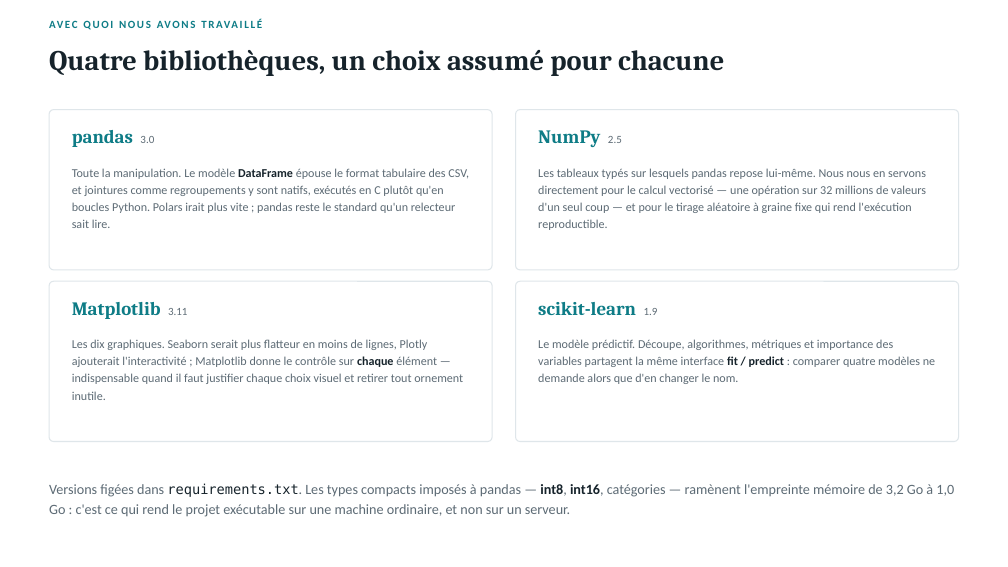
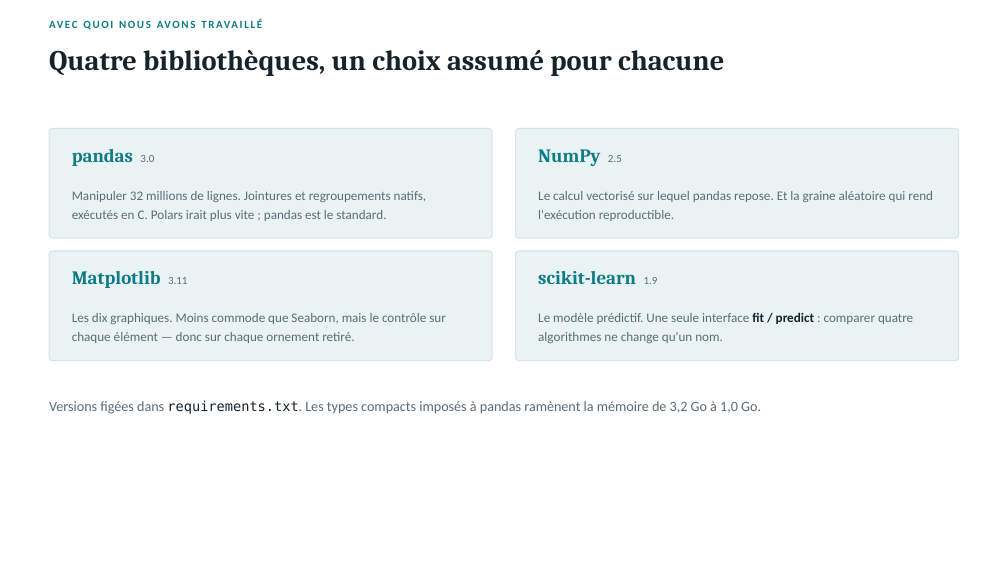
Before and after one commit to Nyomix-V/joja-data-analysis, a slide deck: slide 3 of 02_projet/soutenance.pptx. Drawn at 1008x567 pixels with LibreOffice and Linux fonts; fonts in the diff are those of the drawing. Boxes give left, top, right and bottom in pixels: in the first picture for what was removed or moved away, otherwise in the second. Text is boxed around its words. In the diff, an @@ line names an element or a change of style, - is before the commit and + after.

```diff
--- a/02_projet/soutenance.pptx
+++ b/02_projet/soutenance.pptx
@@ rounded rectangle resized from (x1=49, y1=110, x2=492, y2=270) to (x1=49, y1=129, x2=492, y2=238) @@
@@ text "pandas 3.0" moved from (x1=72, y1=130, x2=154, y2=147) to (x1=72, y1=149, x2=154, y2=166) @@
@@ rounded rectangle resized from (x1=516, y1=110, x2=959, y2=270) to (x1=516, y1=129, x2=959, y2=238) @@
@@ text "NumPy 2.5" moved from (x1=538, y1=130, x2=622, y2=147) to (x1=538, y1=149, x2=622, y2=166) @@
@@ text at (x1=72, y1=191, x2=427, y2=221): text changed; size 11.5 to 12.5 pt @@
-Toute la manipulation. Le modèle DataFrame épouse le format tabulaire des CSV, et jointures comme regroupements y sont natifs, exécutés en C plutôt qu'en boucles Python. Polars irait plus vite ; pandas reste le standard qu'un relecteur sait lire.
+Manipuler 32 millions de lignes. Jointures et regroupements natifs, exécutés en C. Polars irait plus vite ; pandas est le standard.
@@ text at (x1=538, y1=191, x2=933, y2=221): text changed; size 11.5 to 12.5 pt @@
-Les tableaux typés sur lesquels pandas repose lui-même. Nous nous en servons directement pour le calcul vectorisé — une opération sur 32 millions de valeurs d'un seul coup — et pour le tirage aléatoire à graine fixe qui rend l'exécution reproductible.
+Le calcul vectorisé sur lequel pandas repose. Et la graine aléatoire qui rend l'exécution reproductible.
@@ rounded rectangle resized from (x1=49, y1=281, x2=492, y2=442) to (x1=49, y1=251, x2=492, y2=361) @@
@@ text "Matplotlib 3.11" moved from (x1=72, y1=302, x2=187, y2=319) to (x1=72, y1=271, x2=187, y2=288) @@
@@ fill #FFFFFF to #EAF3F4; outline #DFE6EA 1 pt to #D3E5E7 1 pt; proportions changed in 4 elements at (x1=49, y1=129, x2=492, y2=238), (x1=516, y1=129, x2=959, y2=238), (x1=49, y1=251, x2=492, y2=361), (x1=516, y1=251, x2=959, y2=361) @@
@@ rounded rectangle resized from (x1=516, y1=281, x2=959, y2=442) to (x1=516, y1=251, x2=959, y2=361) @@
@@ text "scikit-learn 1.9" moved from (x1=538, y1=302, x2=658, y2=315) to (x1=538, y1=271, x2=658, y2=284) @@
@@ text at (x1=72, y1=313, x2=446, y2=343): text changed; size 11.5 to 12.5 pt @@
-Les dix graphiques. Seaborn serait plus flatteur en moins de lignes, Plotly ajouterait l'interactivité ; Matplotlib donne le contrôle sur chaque élément — indispensable quand il faut justifier chaque choix visuel et retirer tout ornement inutile.
+Les dix graphiques. Moins commode que Seaborn, mais le contrôle sur chaque élément — donc sur chaque ornement retiré.
@@ text at (x1=538, y1=312, x2=913, y2=343): text changed; size 11.5 to 12.5 pt @@
-Le modèle prédictif. Découpe, algorithmes, métriques et importance des variables partagent la même interface fit / predict : comparer quatre modèles ne demande alors que d'en changer le nom.
+Le modèle prédictif. Une seule interface fit / predict : comparer quatre algorithmes ne change qu'un nom.
@@ text at (x1=49, y1=400, x2=761, y2=414): text changed @@
-Versions figées dans requirements.txt. Les types compacts imposés à pandas — int8, int16, catégories — ramènent l'empreinte mémoire de 3,2 Go à 1,0 Go : c'est ce qui rend le projet exécutable sur une machine ordinaire, et non sur un serveur.
+Versions figées dans requirements.txt. Les types compacts imposés à pandas ramènent la mémoire de 3,2 Go à 1,0 Go.
```
Also in this commit, not shown: 1 other file.
